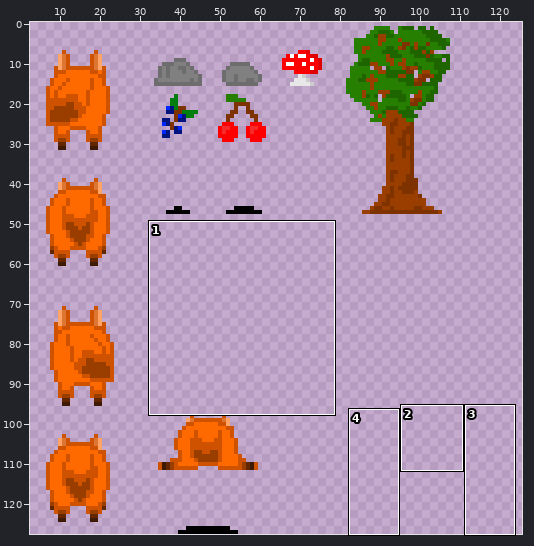
Sprite sheet -- spriteSheet.png. Above, an overview of the earlier version with the close-up marked.
Close-up. Earlier state:
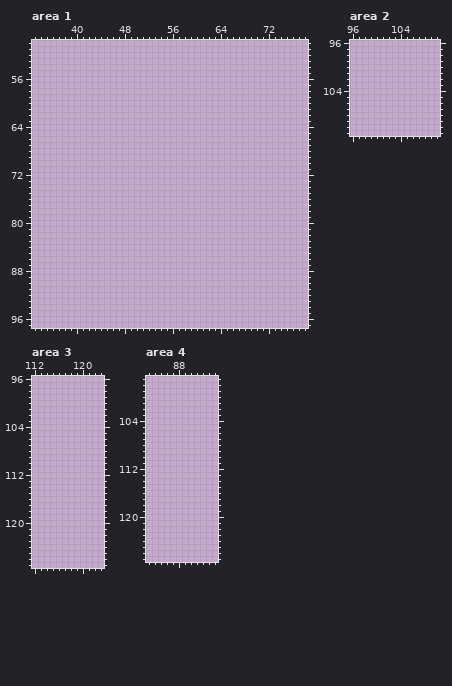
The file is 128x128 pixels. Colours within 5 levels of each other are drawn and written as one. Shown: area 1: x 33..78, y 50..97; area 2: x 96..110, y 96..111; area 3: x 112..123, y 96..127; area 4: x 83..94, y 97..127. The wide view leaves out empty margins. The commit also changed other parts of the picture, which this record leaves out.
And afterwards:
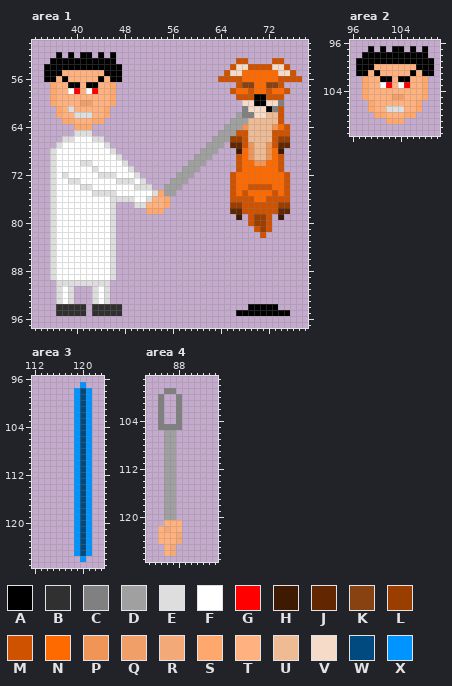
Palette (. is transparent): A #000000  B #303030  C #808080  D #a0a0a0  E #dedede  F #ffffff  G #ff0000  H #3f1a02  J #622700  K #884111  L #9a3e00  M #ce5200  N #ff6a00  P #ee9557  Q #f09f69  R #f3a978  S #ffa86e  T #ffb27f  U #efbb95  V #f6dbc8  W #004a7f  X #0094ff
Change:
Changed rows in their new state; - is an unchanged pixel.
Area 1:
first column x 35:
52 --A-A-AA-A-A-------------------------------
53 -AAAAAAAAAAA--------------------MM----MM---
54 AAAAAAAAAAAAA------------------MVVMMMMVVM--
55 AAATTTTTTTAAA-----------------MVVNNNNNNVVM-
56 AATATTTTTATAA----------------MMMMNNNNNNMMMM
57 -STTAATAATTS--------------------MKKNNKKM---
58 -STTFGTFGTTS-------------------MNNMNNMNNM--
59 -STTTTTTTTTS--------------------MMMAAMMM---
60 -STTTTQQTTTS---------------------VVAAVVC---
61 --STETTTTTS----------------------CVVVACM---
62 --STTEEETTS---------------------DCCVVUUM---
63 ---SSTTTSS---------------------DDDUUUUUM---
64 -----SSS----------------------DDDPUUUUPNM--
65 -----EEE---------------------DDDMMUUUUMMM--
66 ---EEFFFEE------------------DDDLLMUUUUMLL--
67 --EFFFFFFFE----------------DDD-JJMPUUPMJJ--
68 -EFFFFFFFFFE--------------DDD---HNPUUPNH---
69 -EFFFFFFFFFFE------------DDD----MNPUUPNM---
70 -EFFFFEEFFFFFE----------DDD-----MNNPPNNM---
71 -EFFFFFFEFFFFFE--------DDD------MNNNNNNM---
72 -EFEFFFFFEEEFFFE------DDD------MNNNNNNNNM--
73 -EFFEEFFFFFFEEEFE----DDD-------MNNNNNNNNM--
74 -EFFFFEEFFFFFFFEEE--DDD--------MNNMMMMNNM--
75 -EFFFFFFEEEEFFFFFFESDD---------MNMNNNNMNM--
76 -EFFFFFFFFFEEEEFFETTS----------MMMMNNMMMM--
77 -EFFFFFFFFFE---EETTTS----------LLMMMMMMLL--
78 -EFFFFFFFFFE-----SSS-----------JJMMMMMMJJ--
79 -EFFFFFFFFFE--------------------H-MLLM-H---
80 -EFFFFFFFFFE----------------------MLLM-----
81 -EFFFFFFFFFE-----------------------MLM-----
82 -EFFFFFFFFFE------------------------M------
83 -EFFFFFFFFFE-------------------------------
84 -EFFFFFFFFFE-------------------------------
85 -EFFFFFFFFFE-------------------------------
86 -EFFFFFFFFFE-------------------------------
87 -EFFFFFFFFFE-------------------------------
88 -EFFFFFFFFFE-------------------------------
89 -EFFFFFFFFFE-------------------------------
90 --EEEEEEEEE--------------------------------
91 --EFE---EFE--------------------------------
92 --EFE---EFE--------------------------------
93 --EFE---EFE--------------------------------
94 --BBBBB-BBBBB---------------------AAAAA----
95 --BBBBB-BBBBB-------------------AAAAAAAAA--
Area 2:
first column x 97:
 97 --A-A-AA-A-A-
 98 -AAAAAAAAAAA-
 99 AAAAAAAAAAAAA
100 AAATTTTTTTAAA
101 AATATTTTTATAA
102 -STTAATAATTS-
103 -STTFGTFGTTS-
104 -STTTTTTTTTS-
105 -STTTTQQTTTS-
106 --STTTTTTTS--
107 --STTEEETTS--
108 ---SSTTTSS---
109 -----SSS-----
Area 3:
first column x 119:
 97 -X-
 98 XWX
 99 XWX
100 XWX
101 XWX
102 XWX
103 XWX
104 XWX
105 XWX
106 XWX
107 XWX
108 XWX
109 XWX
110 XWX
111 XWX
112 XWX
113 XWX
114 XWX
115 XWX
116 XWX
117 XWX
118 XWX
119 XWX
120 XWX
121 XWX
122 XWX
123 XWX
124 XWX
125 XWX
126 -X-
Area 4:
first column x 85:
 99 -CC-
100 C--C
101 C--C
102 C--C
103 C--C
104 C--C
105 CCCC
106 -DD-
107 -DD-
108 -DD-
109 -DD-
110 -DD-
111 -DD-
112 -DD-
113 -DD-
114 -DD-
115 -DD-
116 -DD-
117 -DD-
118 -DD-
119 -DD-
120 -DD-
121 -TTT
122 TRTT
123 TTTR
124 TTTR
125 -TR-
126 -TR-
Pixel boxes of the changes (left, top, right, bottom) in both close-ups:
added: (44, 52, 302, 316)
added: (356, 46, 434, 124)
added: (74, 382, 92, 562)
added: (158, 388, 182, 556)
